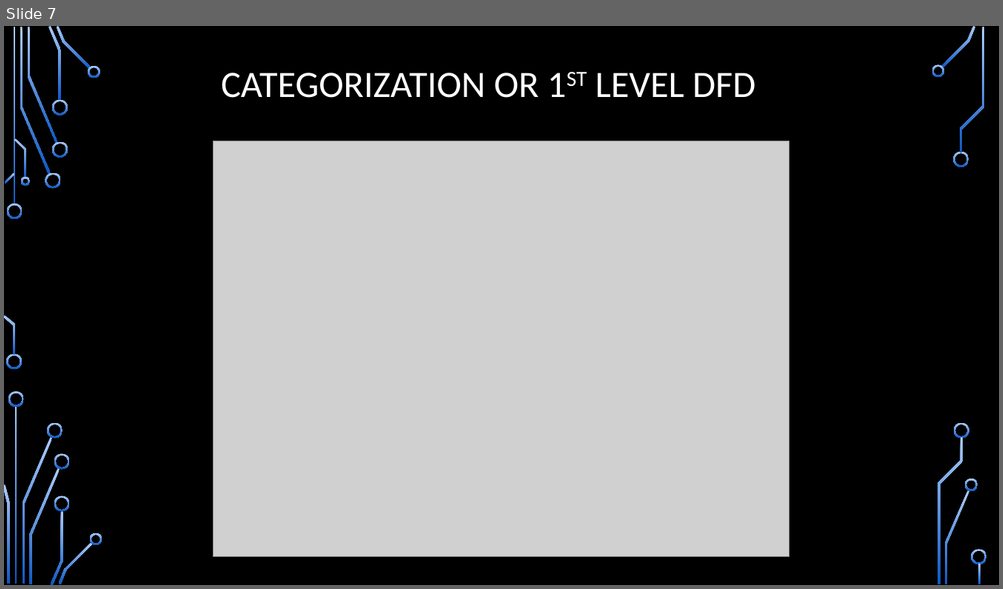
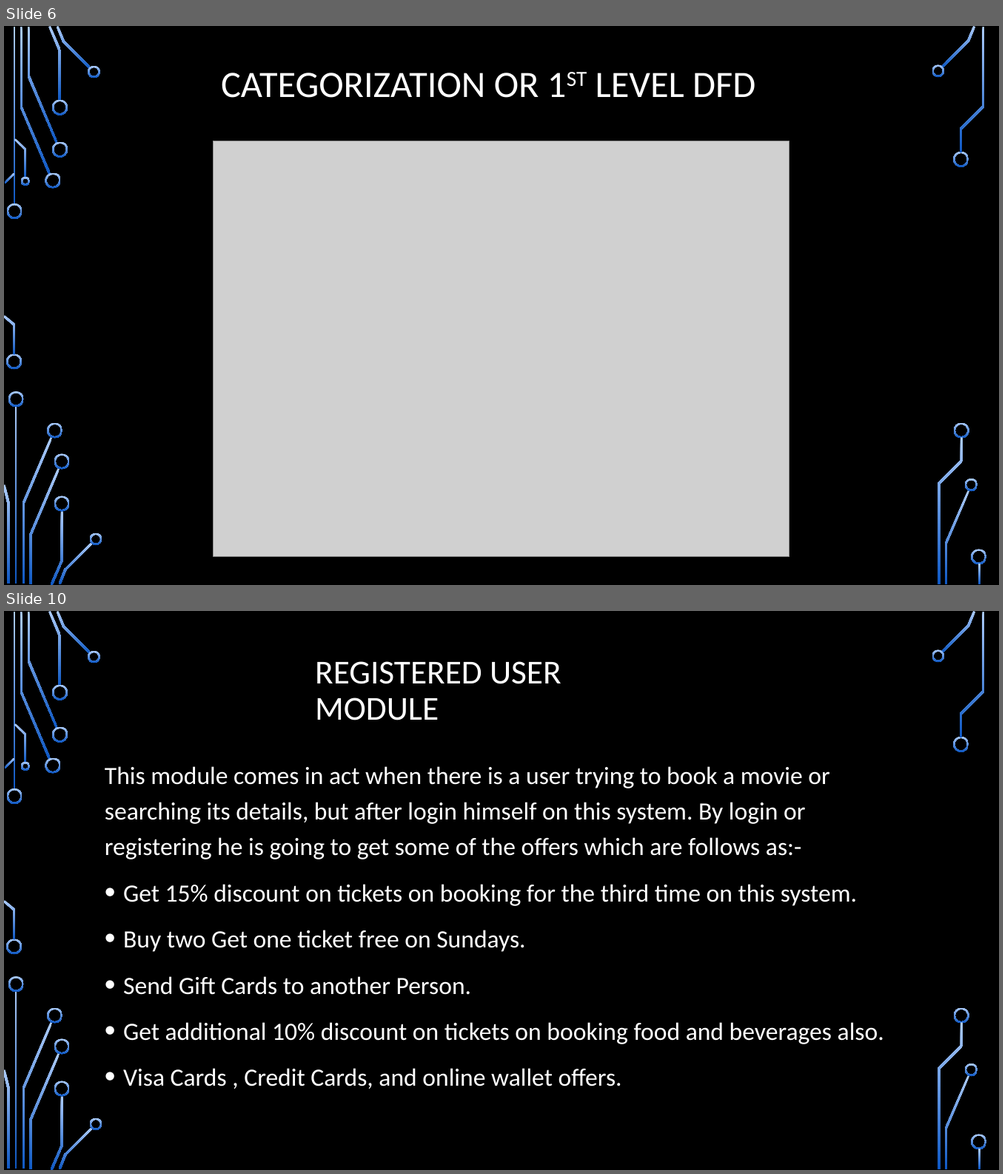
Before and after one commit to vyasaman/movie-ticket-booking, a slide deck: Movie Ticket Booking System.pptx. Shown one above the other, each under a label of ours: slide 7 before the commit, slides 6 and 10 after it; the slides between them are not shown. The pictures are 1003x589 and 1003x1174 pixels, drawn with LibreOffice and Linux fonts; fonts in the diff are those of the drawing; grey boxes stand for pictures; background and template pictures are left out. Boxes give left, top, right and bottom in pixels: in the first picture for what was removed or moved away, otherwise in the second. Text is boxed around its words. In the diff, an @@ line names an element or a change of style, - is before the commit and + after.

```diff
--- a/Movie Ticket Booking System.pptx
+++ b/Movie Ticket Booking System.pptx
@@ slide 10 added at [4, 611, 999, 1170], background picture (left out); not listed: 36 template elements that a slide beside it also shows @@
@@ title added at [315, 661, 561, 721], 32.4 pt, text #FFFFFF @@
+REGISTERED USER MODULE
@@ text added at [105, 766, 884, 1089], 24 pt, text #FFFFFF @@
+This module comes in act when there is a user trying to book a movie or searching its details, but after login himself on this system. By login or registering he is going to get some of the offers which are follows as:-
+• Get 15% discount on tickets on booking for the third time on this system.
+• Buy two Get one ticket free on Sundays.
+• Send Gift Cards to another Person.
+• Get additional 10% discount on tickets on booking food and beverages also.
+• Visa Cards , Credit Cards, and online wallet offers.
@@ what was slide 7 is now slide 6 @@
```
Also in this commit, not shown: 6 other slides added, 2 slides removed, 4 other files.
